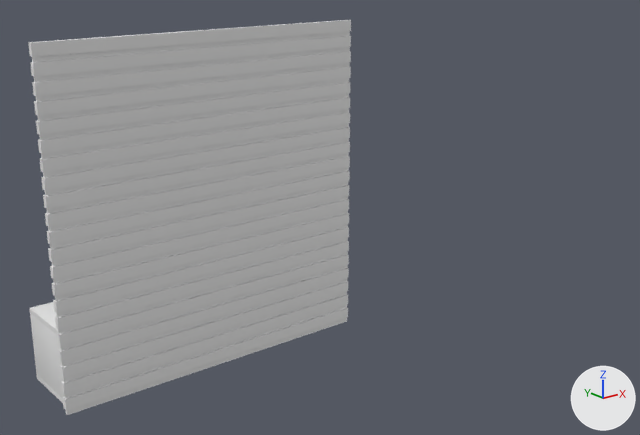
An edit to the glTF model public/tvstand.glb, drawn before and after from the same camera.
Before and after are seen from a 50 mm camera at (-1.77, -8.83, 2.62) aimed at (1.48, -4.77, 0.99). Every picture has the same lights, and +X, +Y and +Z are marked at lower right. The older version comes first. Where no turn or scale is listed for an object, it has been applied to the vertices. Vertices at exactly the same position are counted once.

The older version as bpy lines, for what is in view:
```python
me_cube_011 = bpy.data.meshes.new('Cube.011')
me_cube_011.from_pydata(...)  # 7496 vertices, 12586 faces; spans x -0.14..1.91, y -4.55..-4.07, z 0.1..2.14
ob_cube_010 = bpy.data.objects.new('Cube.010', me_cube_011)
ob_cube_010.location = (0.0, 0.0, 0.0)
```
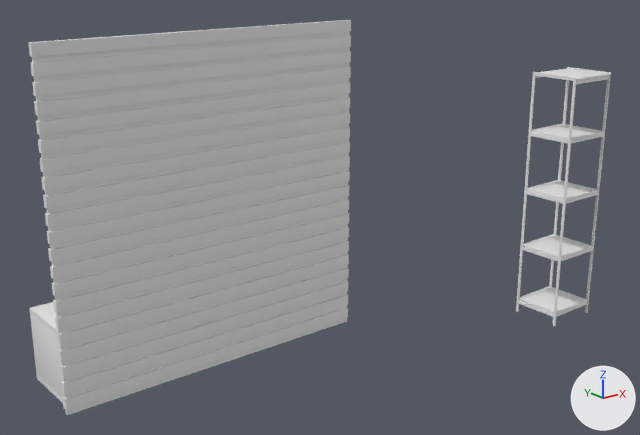
The newer file is also turned or shifted as a whole; pictures and numbers use the older file's frame.

Pixel boxes (x1, y1, x2, y2) of what changed, in the pictures (640 x 435 px):
'Cube.010', reshaped (80% wider): before (28, 20, 351, 415); after (28, 20, 611, 415)
part 1 of me_cube_011, added: after (516, 67, 611, 327)

Edits to the bpy script that builds the scene:
```text
Change me_cube_011:
    used by ob_cube_010; location = (0.0, 0.0, 0.0)
    remove me_cube_011.from_pydata(...)  # 7496 vertices, 12586 faces; spans x -0.14..1.91, y -4.55..-4.07, z 0.1..2.14
    add me_cube_011.from_pydata(...)  # 9856 vertices, 16934 faces; spans x -0.14..3.29, y -5.51..-4.07, z 0.1..2.14
    me_cube_011 part 1: 2360 vertices added at x 2.92..3.29, y -5.51..-5.18, z 0.12..1.8
```
